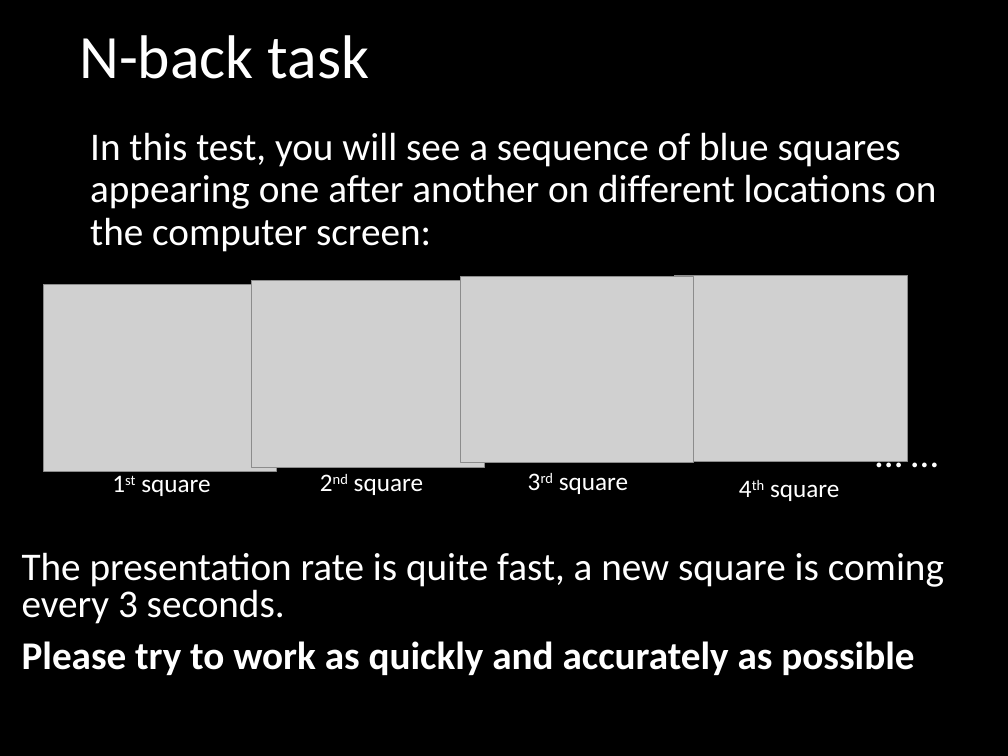
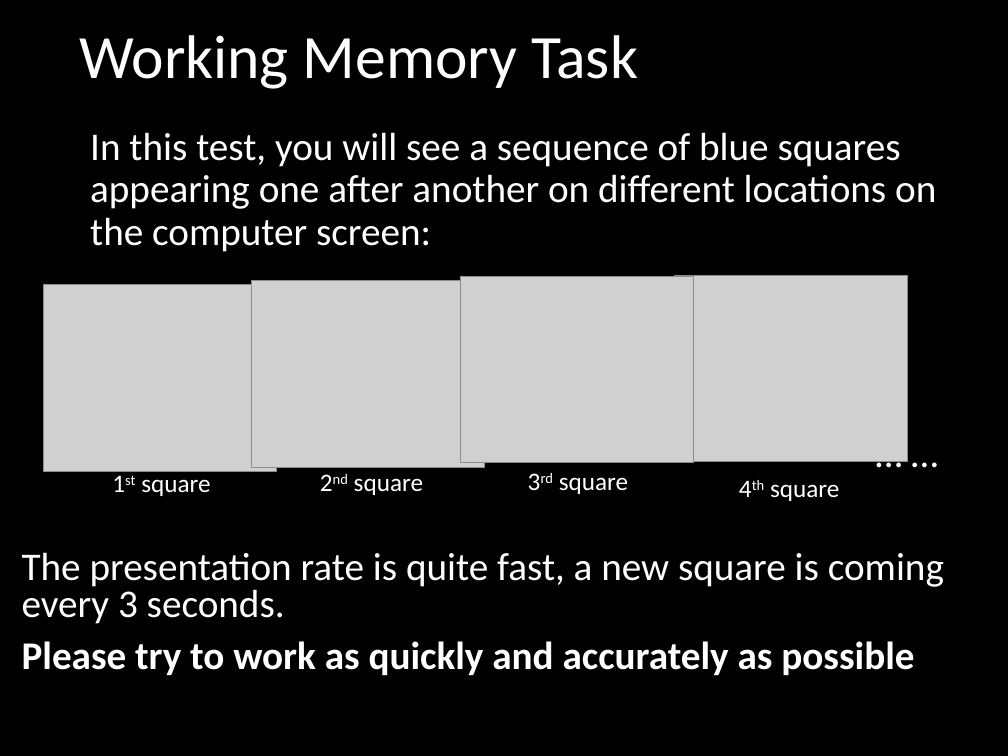
Before and after one commit to winsonfzyang/tanglabinterventions, a slide deck: slide 3 of public/img/WMT/WMT_instructions.pptx. Drawn at 1008x756 pixels with LibreOffice and Linux fonts; fonts in the diff are those of the drawing; grey boxes stand for pictures. Boxes give left, top, right and bottom in pixels: in the first picture for what was removed or moved away, otherwise in the second. Text is boxed around its words. In the diff, an @@ line names an element or a change of style, - is before the commit and + after.

```diff
--- a/public/img/WMT/WMT_instructions.pptx
+++ b/public/img/WMT/WMT_instructions.pptx
@@ title at (x1=79, y1=35, x2=638, y2=89): text changed @@
-N-back task
+Working Memory Task
```
Also in this commit, not shown: 2 other slides changed, 5 other files.
